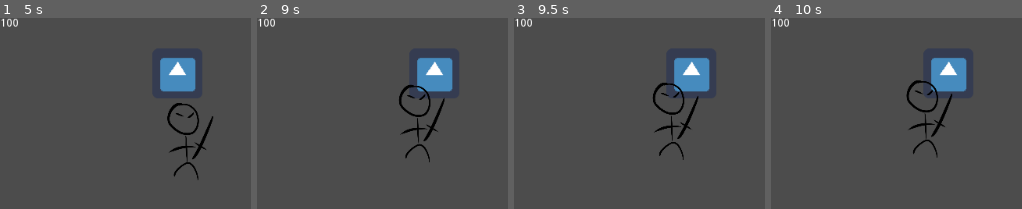
Above: before the commit, frames 1-4 (left to right).
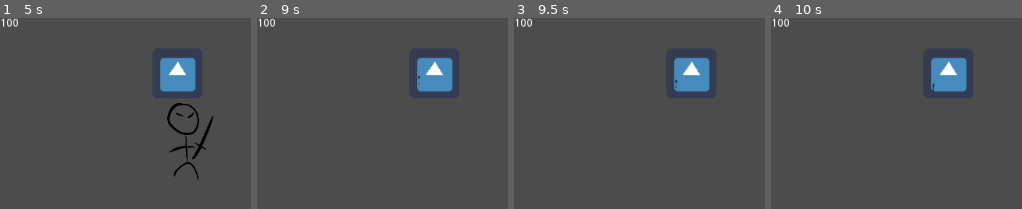
Above: after the commit, the same moments.

Repository: fedzel/pimi-tdogotit
Game: Godot game, scene res://Scenes/World.tscn
The game is run twice, just before and just after one commit, with the same random seed, the same clock (stepped at 60 frames per second) and the same inputs. The engine's default icon, where the game draws it, is replaced by a stand-in: a white triangle on a blue panel in a dark square.
Inputs:
- Up to frame 1 (5 s): no input
- Up to frame 2 (9 s): no input
- Up to frame 3 (9.5 s): no input
- Up to frame 4 (10 s): no input

Frame 1 is identical in both runs. In frame 2, 1.2% of the frame differs, in the area x 56-75%, y 30-76%; in frame 3, 1.2%; in frame 4, 1.2%, in the area x 53-73%, y 32-73%.

Commit message:
Enemies die

Diff:
--- a/Scenes/Bullet.tscn
+++ b/Scenes/Bullet.tscn
@@ -6,10 +6,12 @@
 [sub_resource type="GDScript" id=1]
 script/source = "extends \"res://Scripts/Mob.gd\"
 
-
+func _ready():
+	set_meta(\"type\", \"bullet\")
 "
 
 [node name="Mob" instance=ExtResource( 1 )]
+collision_layer = 8
 script = SubResource( 1 )
 
 [node name="Sprite" parent="." index="0"]
--- a/Scenes/Enemy.tscn
+++ b/Scenes/Enemy.tscn
@@ -6,12 +6,28 @@
 [sub_resource type="GDScript" id=1]
 script/source = "extends \"res://Scripts/Mob.gd\"
 
+var hitpoints = 3
+
 func _ready():
 	EnemyList.enemies.append(self)
 	pass
+
+
+func _on_Area2D_body_entered(body):
+	if body.get_meta(\"type\") == \"bullet\":
+		body.queue_free()
+		hitpoints -= 1
+		if hitpoints <= 0:
+			EnemyList.enemies.erase(self)
+			queue_free()
+	pass # Replace with function body.
 "
 
-[node name="Enemy" instance=ExtResource( 1 )]
+[sub_resource type="RectangleShape2D" id=2]
+extents = Vector2( 24, 44 )
+
+[node name="Enemy" index="0" instance=ExtResource( 1 )]
+collision_mask = 12
 script = SubResource( 1 )
 
 [node name="Sprite" parent="." index="0"]
@@ -19,3 +35,9 @@
 scale = Vector2( 0.25, 0.25 )
 texture = ExtResource( 2 )
 flip_v = false
+
+[node name="Area2D" type="Area2D" parent="." index="2"]
+
+[node name="CollisionShape2D" type="CollisionShape2D" parent="Area2D" index="0"]
+shape = SubResource( 2 )
+[connection signal="body_entered" from="Area2D" to="." method="_on_Area2D_body_entered"]
--- a/Scenes/Tower.tscn
+++ b/Scenes/Tower.tscn
@@ -11,12 +11,15 @@
 
 func _process(delta):
 	for enemy in EnemyList.enemies:
-		if enemy.position.distance_to(position) < 30:
+		if enemy.position.distance_to(position) < 100:
 			_cooldown += delta
 			if _cooldown > _maxCooldown:
 				var root = get_tree().get_root().get_node(\".\")
 				var bulletscene = load(\"res://Scenes/Bullet.tscn\")
-				root.add_child(bulletscene.instance())
+				var bullet = bulletscene.instance()
+				root.add_child(bullet)
+				bullet.position = self.position
+				bullet.target = enemy.position
 				_cooldown = 0
 			continue
 "
--- a/project.godot
+++ b/project.godot
@@ -24,6 +24,17 @@
 new_script="*res://Scripts/Global/new_script.gd"
 EnemyList="*res://Scripts/Global/EnemyList.gd"
 
+[layer_names]
+
+2d_render/layer_1="Enemies"
+2d_physics/layer_1="Enemies"
+2d_render/layer_2="Villagers"
+2d_physics/layer_2="Villagers"
+2d_render/layer_3="Buildings"
+2d_physics/layer_3="Buildings"
+2d_render/layer_4="Bullets"
+2d_physics/layer_4="Bullets"
+
 [rendering]
 
 environment/default_environment="res://default_env.tres"
Not shown: 1 places in Scenes/Enemy.tscn that only renumber resources
